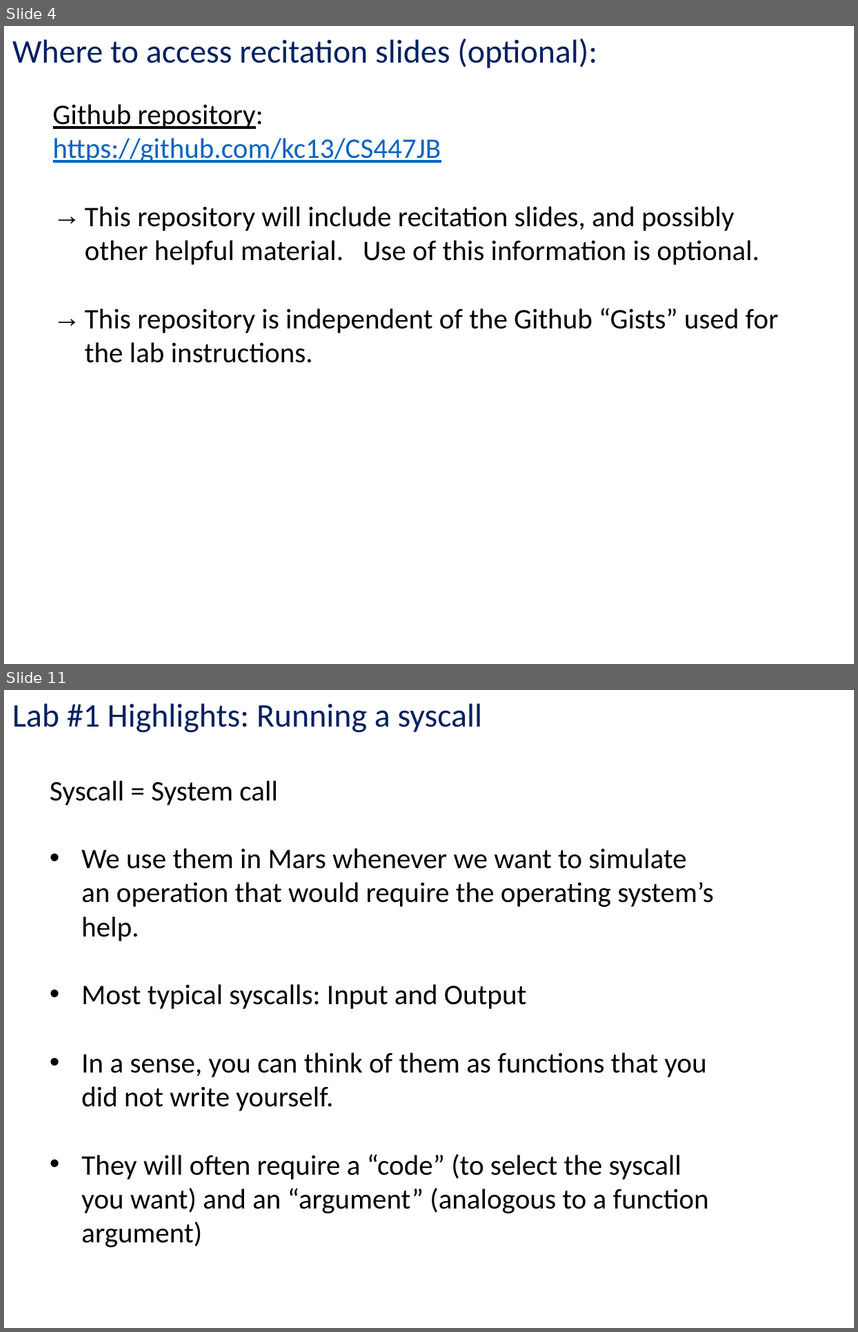
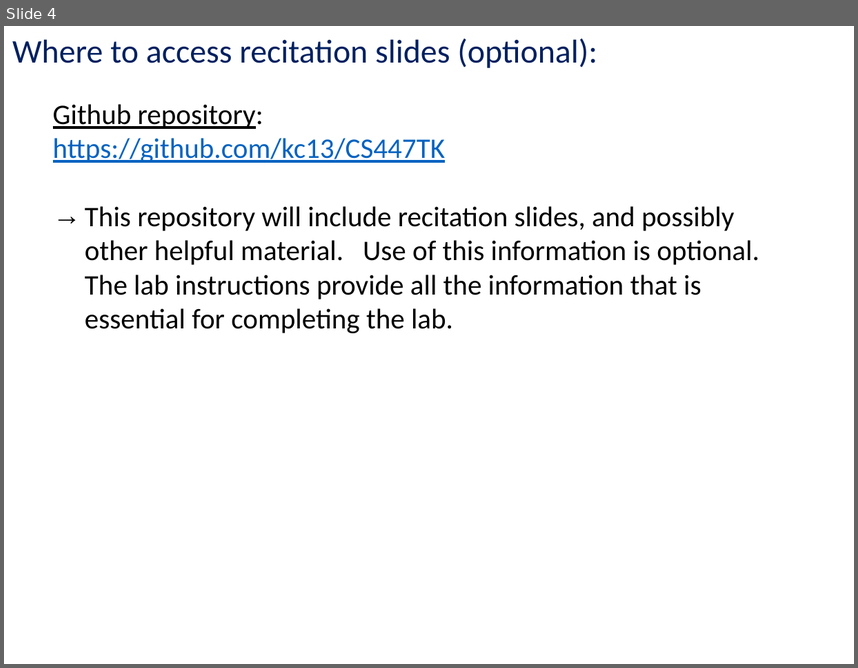
Before and after one commit to kc13/CS447TK, a slide deck: cs447tk_rec1_jan22.pptx. Shown one above the other, each under a label of ours: slides 4 and 11 before the commit, slide 4 after it; the slides between them are not shown. The pictures are 858x1332 and 858x668 pixels, drawn with LibreOffice and Linux fonts; fonts in the diff are those of the drawing. Boxes give left, top, right and bottom in pixels: in the first picture for what was removed or moved away, otherwise in the second. Text is boxed around its words. In the diff, an @@ line names an element or a change of style, - is before the commit and + after.

```diff
--- a/cs447tk_rec1_jan22.pptx
+++ b/cs447tk_rec1_jan22.pptx
@@ slide 11 removed at bbox=[4, 690, 854, 1328], background #FFFFFF @@
@@ text removed at bbox=[12, 703, 483, 733] @@
-Lab #1 Highlights: Running a syscall
@@ text removed at bbox=[50, 780, 713, 1247] @@
-Syscall = System call
-• We use them in Mars whenever we want to simulate an operation that would require the operating system’s help.
-• Most typical syscalls: Input and Output
-• In a sense, you can think of them as functions that you did not write yourself.
-• They will often require a “code” (to select the syscall you want) and an “argument” (analogous to a function argument)
@@ slide 4 changed as well @@
@@ text at bbox=[53, 138, 760, 333]: text changed @@
-https://github.com/kc13/CS447JB
-→ This repository will include recitation slides, and possibly other helpful material. Use of this information is optional.
-→ This repository is independent of the Github “Gists” used for the lab instructions.
+https://github.com/kc13/CS447TK
+→ This repository will include recitation slides, and possibly other helpful material. Use of this information is optional. The lab instructions provide all the information that is essential for completing the lab.
```
Also in this commit, not shown: 3 other slides changed, 13 slides added, 12 other slides removed.
